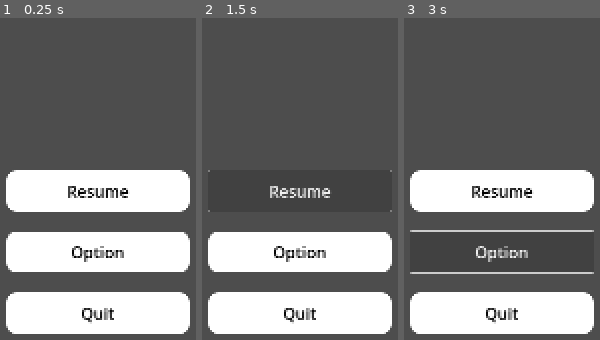
Above: before the commit, frames 1-3 (left to right).
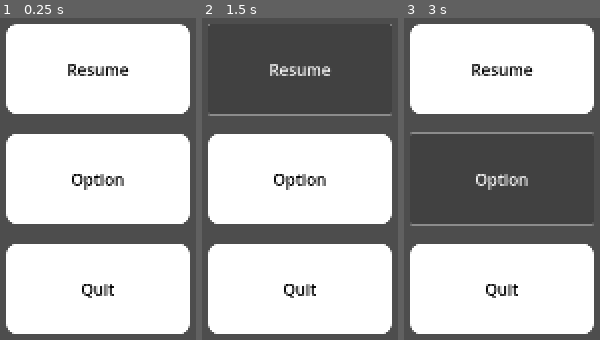
Above: after the commit, the same moments.

Repository: tagwarsss/Archipelago_git_pub
Game: Godot game, scene res://main_menu.tscn
Two runs of this game, one before a commit and one after it. Both use one fixed random seed, a clock stepped at 60 frames per second and the inputs below. The project has no main scene, so this scene is started directly.
Inputs:
- Up to frame 1 (0.25 s): no input
- Up to frame 2 (1.5 s): click "Resume" at 0.5 s; click "Resume" at 1.25 s
- Up to frame 3 (3 s): click "Resume" at 2 s; click "Option" at 2.75 s

The runs differ from the first frame. In frame 1, 52% of the frame differs, in the area x 3-97%, y 1-96%; in frame 2, 38%; in frame 3, 54%.

Commit message:
ASDASD

Diff:
--- a/main_menu.tscn
+++ b/main_menu.tscn
@@ -23,9 +23,9 @@
 anchor_right = 0.5
 anchor_bottom = 0.5
 offset_left = -183.0
-offset_top = -163.5
+offset_top = -455.0
 offset_right = 183.0
-offset_bottom = 163.5
+offset_bottom = 164.0
 grow_horizontal = 2
 grow_vertical = 2
 theme_override_constants/separation = 40
